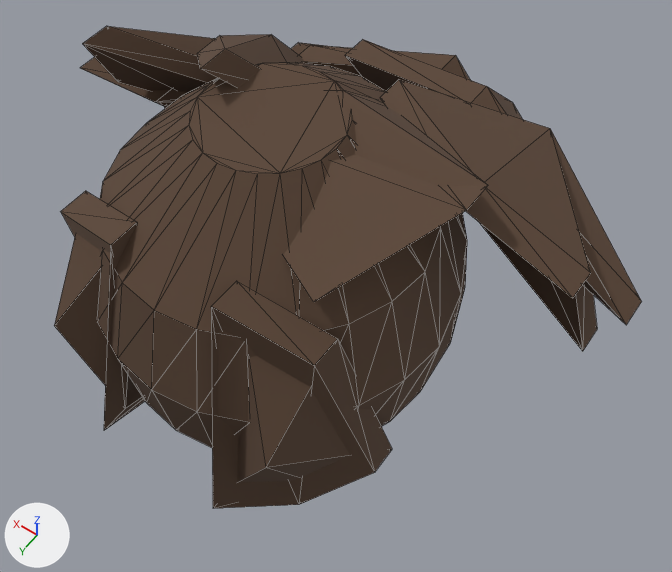
The glTF model public/models/hair-sweep.glb, before and after one commit.
Rendered twice from a camera (50 mm lens) standing at (-0.394, 0.47, 0.795) and looking at (-0.059, 0.0, 0.056). The lights are fixed; the arrows at lower left show +X, +Y and +Z. The older version comes first. Mesh edges are drawn as thin lines. Where no turn or scale is listed for an object, it has been applied to the vertices. Vertices at exactly the same position are counted once.

The scene before the commit, as lines of its bpy script (objects in view):
```python
mat_hair = principled_material('hair')
mat_hair.base_color = (0.0999, 0.0561, 0.0331)  # brown #594333
mat_hair.roughness = 0.88
me_continuous_fitted_scalp_183 = bpy.data.meshes.new('Continuous fitted scalp.183')
me_continuous_fitted_scalp_183.from_pydata(...)  # 228 vertices, 390 faces; spans x -0.324..0.27, y -0.263..0.225, z -0.138..0.295
me_continuous_fitted_scalp_183.materials.append(mat_hair)  # brown #594333
ob_hair_sweep_ref2_hair_sweep__head_mesh = bpy.data.objects.new('hair-sweep_ref2_hair-sweep__head_mesh', me_continuous_fitted_scalp_183)
ob_hair_sweep_ref2_hair_sweep__head_mesh.location = (0.0, 0.0, 0.0)
```
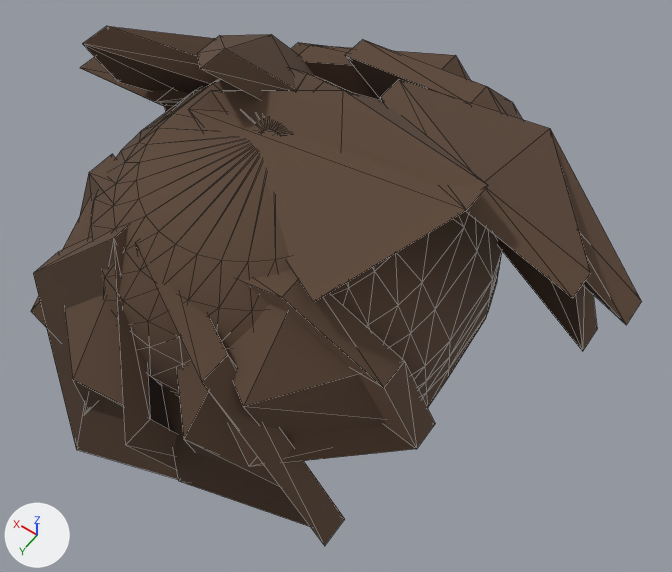
Patch to the scene script:
```diff
--- a/public/models/hair-sweep.glb.py
+++ b/public/models/hair-sweep.glb.py
@@ mat_hair @@
 n0 = _N.new('ShaderNodeBsdfPrincipled'); n0.name = 'Principled BSDF'
-n0.inputs[0].default_value = (0.0999, 0.0561, 0.0331, 1.0)  # 'Base Color', brown #594333
 n0.inputs[2].default_value = 0.88  # 'Roughness'
 n1 = _N.new('ShaderNodeOutputMaterial'); n1.name = 'Material Output'
+n2 = _N.new('ShaderNodeMix'); n2.name = 'Mix'
+n2.data_type = 'RGBA'
+n2.blend_type = 'MULTIPLY'
+n2.inputs[0].default_value = 1.0  # 'Factor'
+n2.inputs[7].default_value = (0.0999, 0.0561, 0.0331, 1.0)  # 'B', brown #594333
+n3 = _N.new('ShaderNodeVertexColor'); n3.name = 'Color Attribute'
 _L.new(n0.outputs[0], n1.inputs[0])  # 'BSDF' to 'Surface'
+_L.new(n2.outputs[2], n0.inputs[0])  # 'Result' to 'Base Color'
+_L.new(n3.outputs[0], n2.inputs[6])  # 'Color' to 'A'
@@ me_continuous_fitted_scalp_183 @@
 # used by ob_hair_sweep_ref2_hair_sweep__head_mesh; location = (0.0, 0.0, 0.0)
-me_continuous_fitted_scalp_183.from_pydata(...)  # 228 vertices, 390 faces; spans x -0.324..0.27, y -0.263..0.225, z -0.138..0.295
+me_continuous_fitted_scalp_183.from_pydata(...)  # 416 vertices, 750 faces; spans x -0.324..0.27, y -0.263..0.257, z -0.15..0.295
+# me_continuous_fitted_scalp_183 part 1: the loose piece of 120 vertices spanning x -0.187..0.187, y -0.179..0.205, z -0.114..0.261 is rebuilt with 286 vertices and now spans x -0.197..0.197, y -0.176..0.202, z -0.115..0.239
+# me_continuous_fitted_scalp_183 part 2: the loose piece of 11 vertices spanning x 0.055..0.179, y 0.071..0.225, z -0.138..0.2 is rebuilt with 11 vertices and now spans x 0.062..0.213, y 0.06..0.244, z -0.096..0.19
+# me_continuous_fitted_scalp_183 part 3: the loose piece of 11 vertices spanning x -0.179..-0.055, y 0.071..0.225, z -0.138..0.2 is rebuilt with 11 vertices and now spans x -0.19..0.04, y 0.12..0.228, z -0.118..0.2
+# me_continuous_fitted_scalp_183 part 4
+# 12 vertices are added at x -0.218..0.15, y 0.065..0.239, z -0.15..0.21
+# 10 new vertices lie (0.0, 0.032, 0.0) away from vertices in x -0.218..0.15, y 0.065..0.225, z -0.15..0.21
+# 36 new faces join them
 me_continuous_fitted_scalp_183.materials.append(mat_hair)
```

Location of each change, (x1, y1, x2, y2) in pixels of the pictures (672 x 572 px):
'hair-sweep_ref2_hair-sweep__head_mesh', recoloured, reshaped (8% taller)
    before: (54, 26, 641, 508)
    after: (31, 26, 641, 546)
part 1 of me_continuous_fitted_scalp_183, rebuilt
    before: (98, 62, 467, 448)
    after: (88, 69, 502, 408)
part 2 of me_continuous_fitted_scalp_183, rebuilt
    before: (54, 191, 145, 430)
    after: (31, 154, 116, 415)
part 3 of me_continuous_fitted_scalp_183, rebuilt (15% wider, 35% taller)
    before: (211, 281, 392, 508)
    after: (136, 240, 345, 546)
part 4 of me_continuous_fitted_scalp_183, added (brown)
    after: (33, 226, 435, 479)
